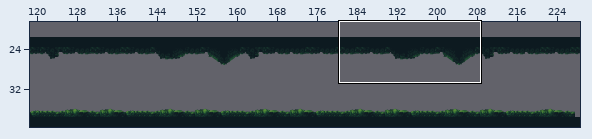
Tiled map: tiled/levels/lake.tmx. The first picture is a wide view before the edit; the outline marks the close-up.
Close-up. Before the commit:
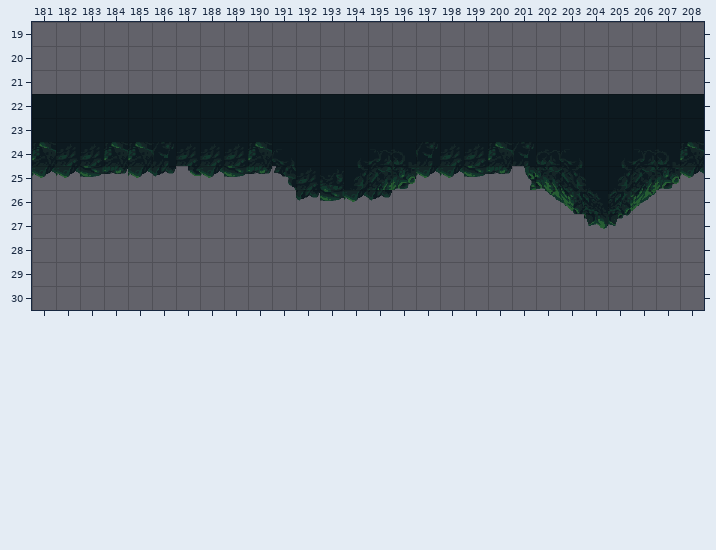
Cells are 32x32 px. Shown: x 181..208, y 19..30. The commit also changed other parts of the map, which this record leaves out.
Now the later version:
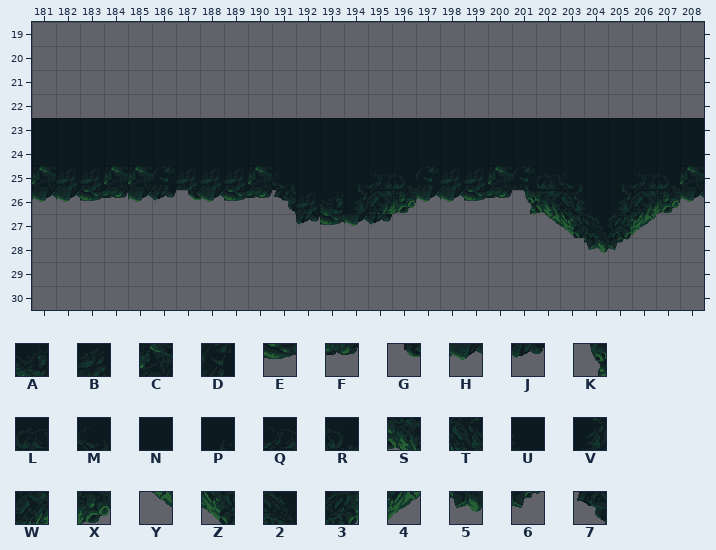
Key: from "lake_tiles": A 16, B 17, C 19, D 20, E 31, F 32, G 33, H 34, J 35, K 143, L 151, M 152, N 153, P 155, Q 156, R 157, S 166, T 167, U 168, V 170, W 171, X 172, Y 181, Z 182, 2 183, 3 185, 4 186, 5 198, 6 200, 7 241.
_ is an empty cell, . an unchanged one.
What changed:
--- layer "Foreground"
@@ x 181..208 @@
-22 NNNNNNNNNNNNNNNNNNNNNNNNNNNN
+22 ____________________________
@@ x 181..208 @@
-24 CBBCCDBBBCM...QRDBBCDLM..QRC
-25 HHEFHJGHEF7BAVWXHHEFKST.VWXH
-26 ___________JEHJ______YZ234__
-27 ...........____......__56_..
-28 .......................__...
+24 NNNNNNNNNNN...NNNNNNNNN..NNN
+25 CBBCCDBBBCMNNPQRDBBCDLM.PQRC
+26 HHEFHJGHEF7BAVWXHHEFKSTUVWXH
+27 ...........JEHJ......YZ234..
+28 .......................56...
